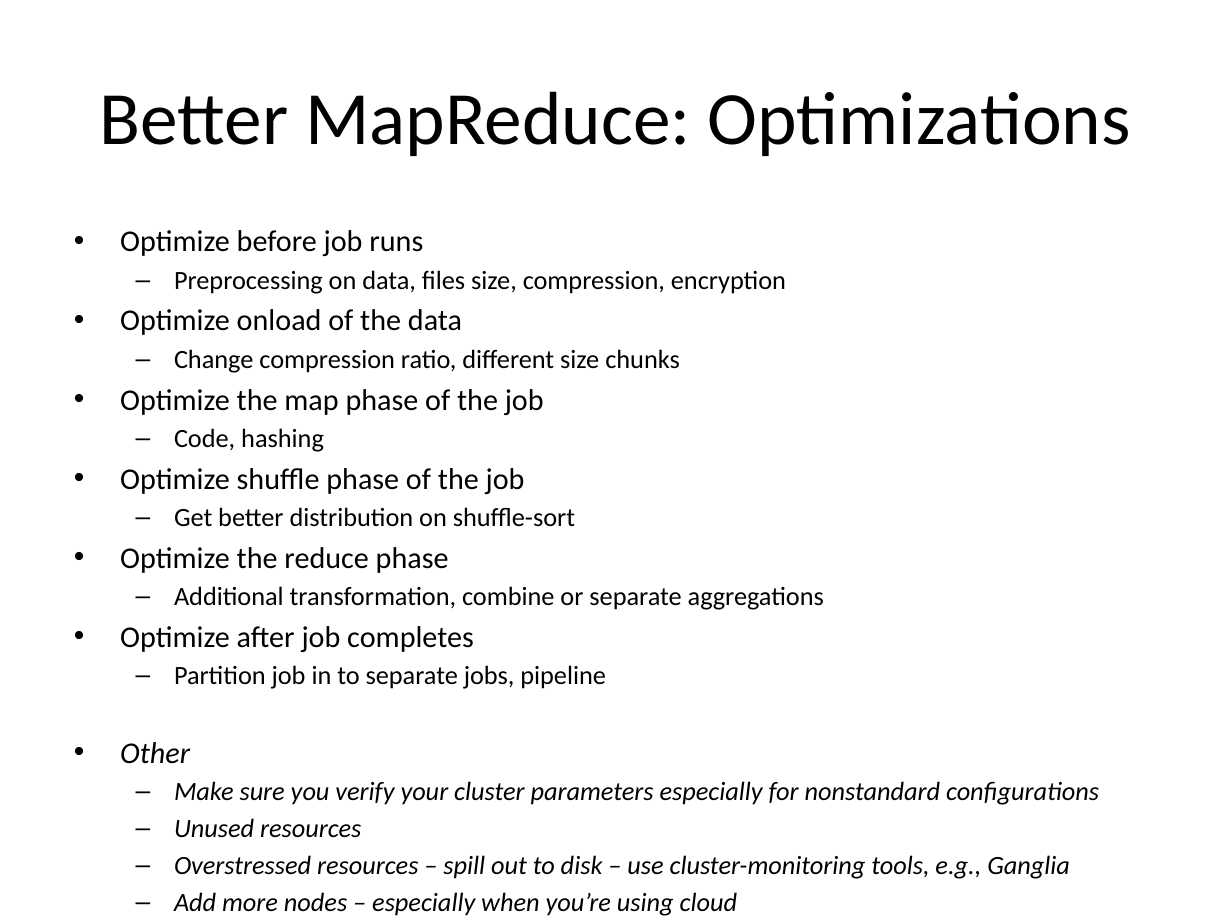
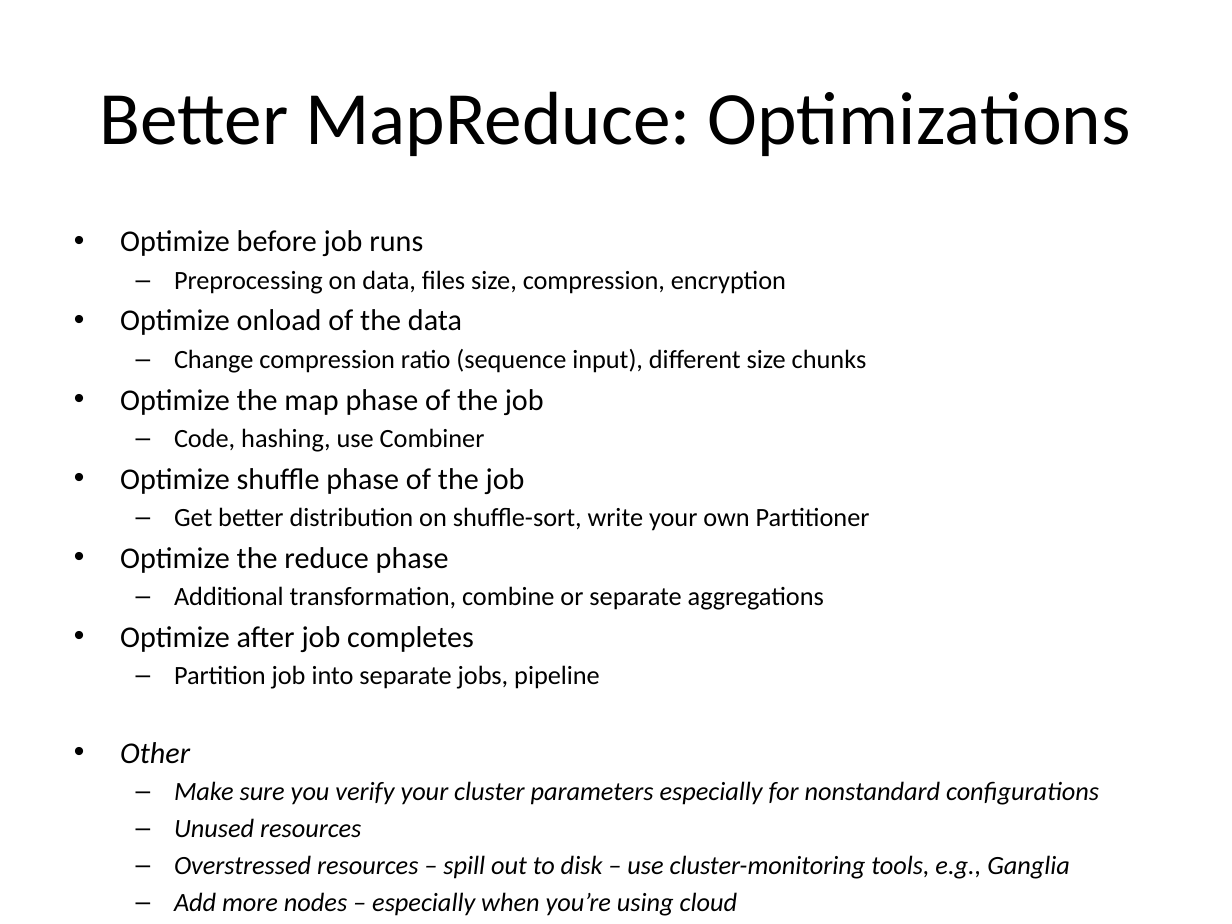
Before and after one commit to jayurbain/HadoopIntro, a slide deck: slide 3 of Tuning MapReduce.pptx. Drawn at 1232x924 pixels with LibreOffice and Linux fonts; fonts in the diff are those of the drawing. Boxes give left, top, right and bottom in pixels: in the first picture for what was removed or moved away, otherwise in the second. Text is boxed around its words. In the diff, an @@ line names an element or a change of style, - is before the commit and + after.

Commit message:
updated

```diff
--- a/Tuning MapReduce.pptx
+++ b/Tuning MapReduce.pptx
@@ text at bbox=[174, 349, 867, 373]: text changed @@
-  – Change compression ratio, different size chunks
+  – Change compression ratio (sequence input), different size chunks
@@ text at bbox=[174, 428, 485, 452]: text changed @@
-  – Code, hashing
+  – Code, hashing, use Combiner
@@ text at bbox=[174, 507, 870, 531]: text changed @@
-  – Get better distribution on shuffle-sort
+  – Get better distribution on shuffle-sort, write your own Partitioner
@@ text at bbox=[174, 665, 600, 689]: spaces changed @@
-  – Partition job in to separate jobs, pipeline
+  – Partition job into separate jobs, pipeline
```
Also in this commit, not shown: 2 other slides changed.
